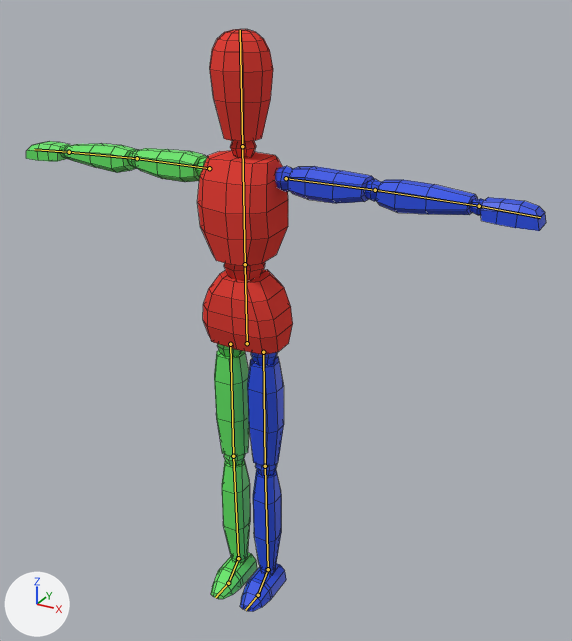
The Blender file Assets/Models/Template Entity.blend, before and after one commit.
One viewpoint serves both versions: a camera (50 mm lens) standing at (1.098, -1.764, 1.845) and looking at (0.089, 0.072, 0.927). Arrows for +X, +Y and +Z are at lower left; the lights stay in place. The bones that bend it are drawn over the model as lines. Mesh edges are drawn as thin lines.
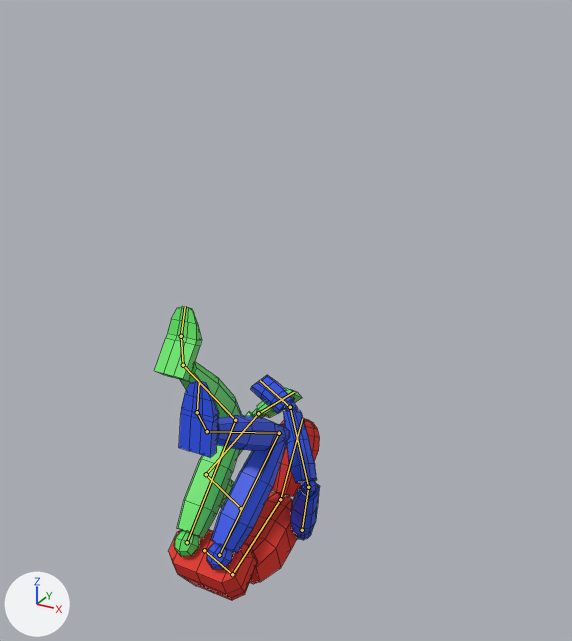
The newer file adds an action. The first version stands in its rest pose; the second is drawn at frame 60 of the action 'Rolling'.

Where the change shows, as pixel boxes [x1, y1, x2, y2] in the pictures (572 x 641 px):
'Cube', posed (68% narrower, 49% shorter): before [26, 29, 546, 611]; after [154, 306, 320, 600]
bone 'Hip', root to tip: before (247, 343) to (245, 264); after (204, 550) to (232, 574)
bone 'Spine', root to tip: before (245, 264) to (242, 146); after (232, 574) to (280, 499)
bone 'Head', root to tip: before (242, 146) to (240, 30); after (280, 499) to (302, 418)
bone 'Upper Arm.L', root to tip: before (286, 178) to (375, 190); after (302, 530) to (308, 487)
bone 'Lower Arm.L', root to tip: before (375, 190) to (479, 206); after (308, 487) to (290, 407)
bone 'Hand.L', root to tip: before (479, 206) to (540, 217); after (290, 407) to (260, 380)
bone 'Upper Arm.R', root to tip: before (209, 168) to (137, 158); after (241, 508) to (206, 474)
bone 'Lower Arm.R', root to tip: before (137, 158) to (69, 152); after (206, 474) to (258, 413)
bone 'Hand.R', root to tip: before (69, 152) to (34, 149); after (258, 413) to (294, 392)
bone 'Foot.L', root to tip: before (268, 569) to (258, 595); after (207, 431) to (197, 412)
bone 'Foot.R', root to tip: before (238, 558) to (228, 583); after (183, 365) to (181, 336)
bone 'Toes.R', root to tip: before (228, 583) to (215, 597); after (181, 336) to (185, 306)

The change in detail:
Bone 'Hip' (bone_hip) moves from (0.0, 0.0, 0.0) to (0.0, -0.56, 0.257).
Bone 'Hip' (bone_hip) turns from (0, 0, 0) to (-144, 0, 0) degrees about its own x, y and z.
Bone 'Spine' (bone_spine) turns from (0, 0, 0) to (69, 0, 0) degrees about its own x, y and z.
Bone 'Head' (bone_head) turns from (0, 0, 0) to (42, 0, 0) degrees about its own x, y and z.
Bone 'Upper Arm.L' (bone_upper_arm_l) turns from (0, 0, 0) to (91, -13, -98) degrees about its own x, y and z.
Bone 'Lower Arm.L' (bone_lower_arm_l) turns from (0, 0, 0) to (37, 19, -45) degrees about its own x, y and z.
Bone 'Hand.L' (bone_hand_l) turns from (0, 0, 0) to (-13, -40, -24) degrees about its own x, y and z.
Bone 'Upper Arm.R' (bone_upper_arm_r) turns from (0, 0, 0) to (71, 10, 87) degrees about its own x, y and z.
Bone 'Lower Arm.R' (bone_lower_arm_r) turns from (0, 0, 0) to (83, -19, 14) degrees about its own x, y and z.
Bone 'Hand.R' (bone_hand_r) turns from (0, 0, 0) to (-11, 10, 23) degrees about its own x, y and z.
Bone 'Foot.L' (bone_foot_l) turns from (0, 0, 0) to (0, 0, 101) degrees about its own x, y and z.
Bone 'Foot.R' (bone_foot_r) turns from (0, 0, 0) to (0, 0, 128) degrees about its own x, y and z.
Bone 'Toes.R' (bone_toes_r) turns from (0, 0, 0) to (0, 0, -20) degrees about its own x, y and z.
Bone 'Leg IK.L' (bone_leg_ik_l) moves from (0.0, 0.0, 0.0) to (0.735, -0.365, -0.042).
Bone 'Leg IK.L' (bone_leg_ik_l) turns from (0, 0, 0) to (0, 0, -112) degrees about its own x, y and z.
Bone 'Pole Target.L' (bone_pole_target_l) moves from (0.0, 0.0, 0.0) to (0.096, 0.0, -1.411).
Bone 'Leg IK.R' (bone_leg_ik_r) moves from (0.0, 0.0, 0.0) to (0.839, -0.256, -0.01).
Bone 'Leg IK.R' (bone_leg_ik_r) turns from (0, 0, 0) to (0, 0, -132) degrees about its own x, y and z.
Bone 'Pole Target.R' (bone_pole_target_r) moves from (0.0, 0.0, 0.0) to (-0.028, 0.0, -1.417).
